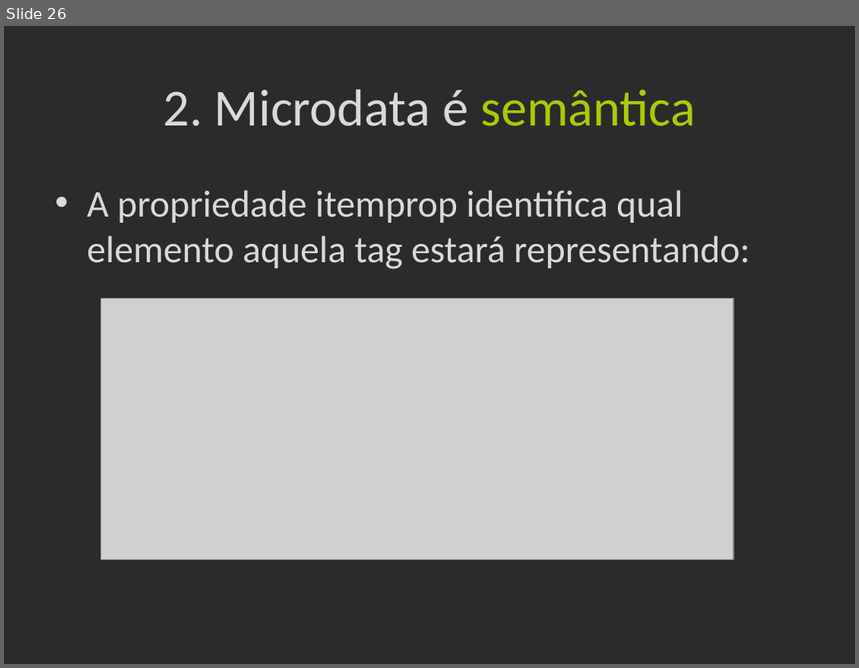
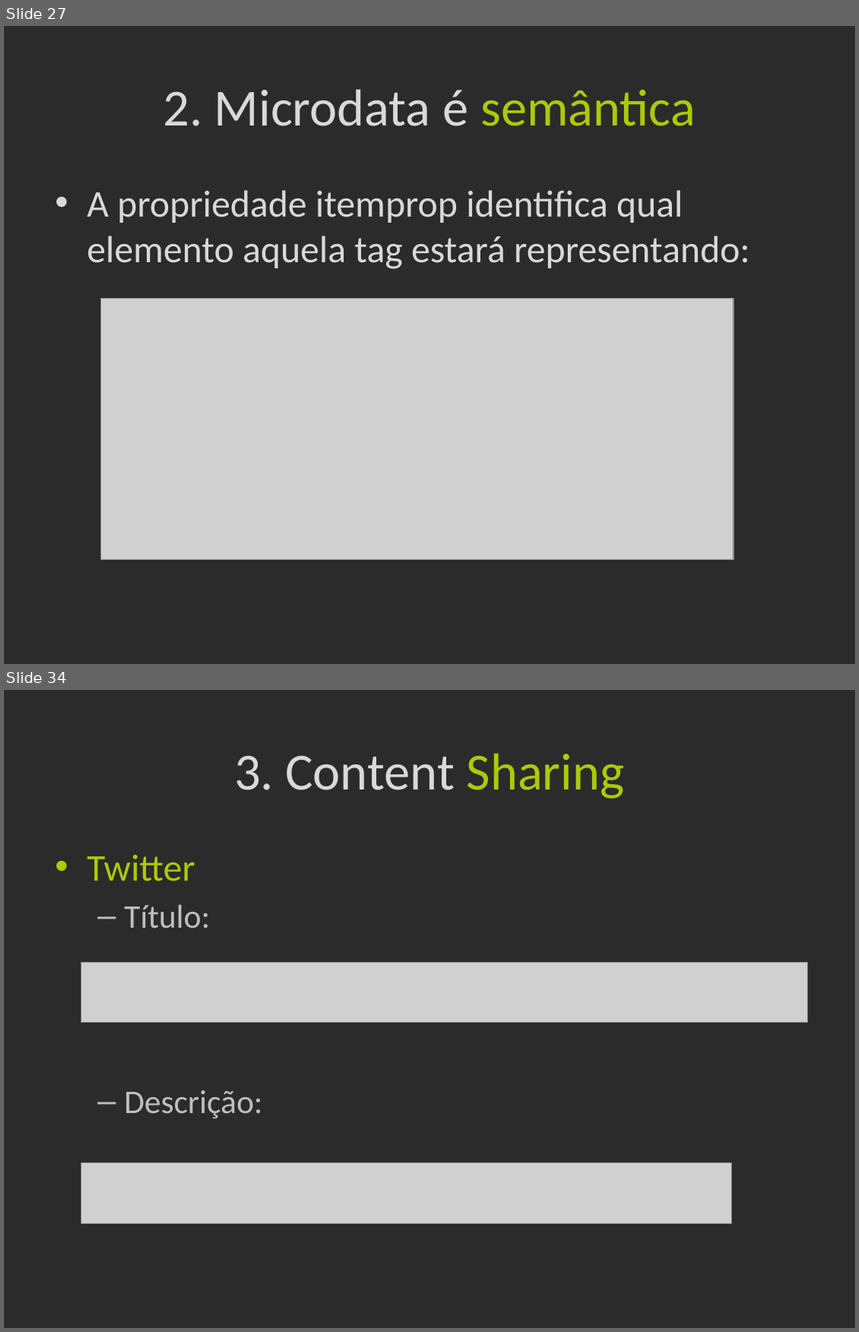
Before and after one commit to Frossard/HTML5-na-pratica, a slide deck: _Presentation/apresentacao.pptx. Shown one above the other, each under a label of ours: slide 26 before the commit, slides 27 and 34 after it; the slides between them are not shown. The pictures are 859x668 and 859x1332 pixels, drawn with LibreOffice and Linux fonts; fonts in the diff are those of the drawing; grey boxes stand for pictures; background and template pictures are left out; a plain dark background stands for a picture behind light text. Boxes give left, top, right and bottom in pixels: in the first picture for what was removed or moved away, otherwise in the second. Text is boxed around its words. In the diff, an @@ line names an element or a change of style, - is before the commit and + after.

```diff
--- a/_Presentation/apresentacao.pptx
+++ b/_Presentation/apresentacao.pptx
@@ slide 34 added at (4, 690, 855, 1328), background picture (left out) @@
@@ title added at (234, 753, 625, 799), 44 pt, text #D9D9D9 @@
+3. Content Sharing
@@ text added at (87, 855, 262, 1119), 28 pt, text #BFBFBF @@
+• Twitter
+  – Título:
+  – Descrição:
@@ picture added at (82, 962, 808, 1023) @@
@@ picture added at (82, 1163, 733, 1224) @@
@@ what was slide 26 is now slide 27 @@
```
Also in this commit, not shown: 8 slides changed, 18 other slides added, 3 slides removed.
